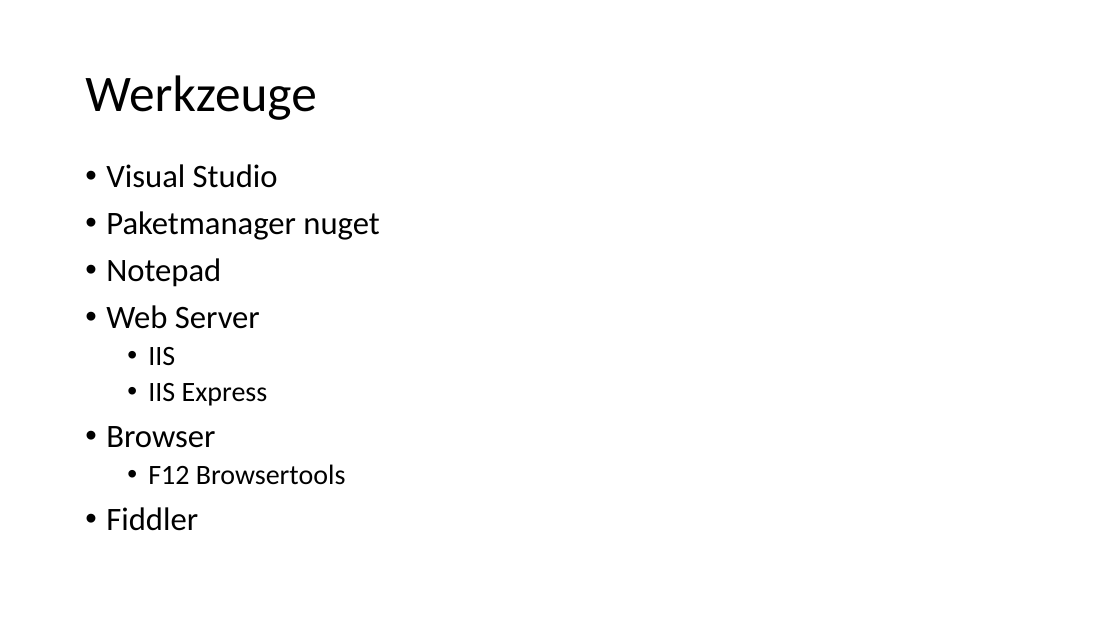
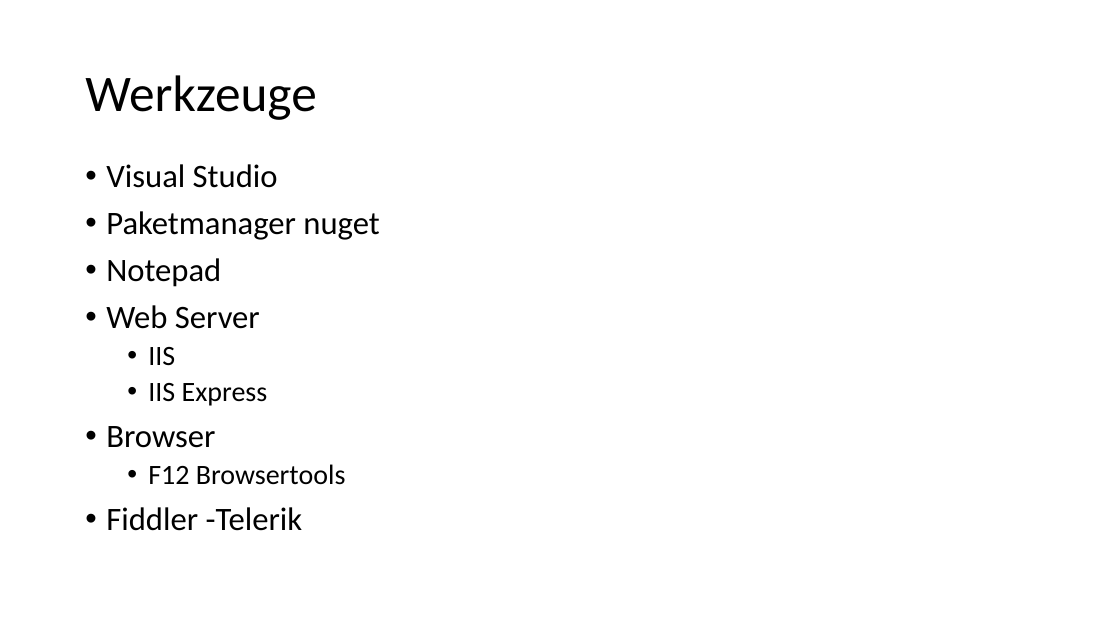
Before and after one commit to ppedvAG/WebformsKurs, a slide deck: slide 12 of 01Einführung.pptx. Drawn at 1120x630 pixels with LibreOffice and Linux fonts; fonts in the diff are those of the drawing. Boxes give left, top, right and bottom in pixels: in the first picture for what was removed or moved away, otherwise in the second. Text is boxed around its words. In the diff, an @@ line names an element or a change of style, - is before the commit and + after.

```diff
--- a/01Einführung.pptx
+++ b/01Einführung.pptx
@@ text at box(106, 507, 303, 531): text changed @@
-• Fiddler
+• Fiddler -Telerik
```
Also in this commit, not shown: 1 other slide changed, 11 other files.
